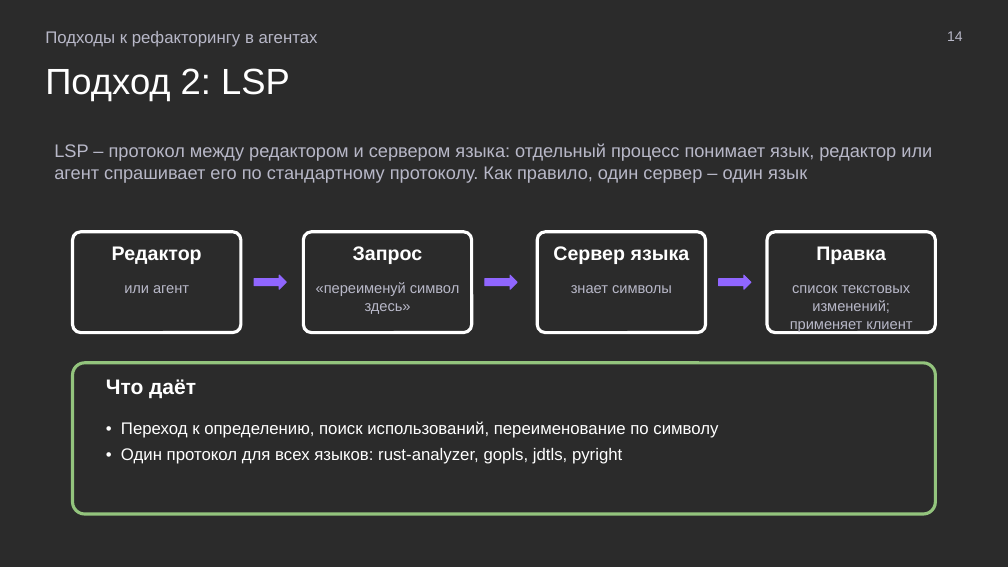
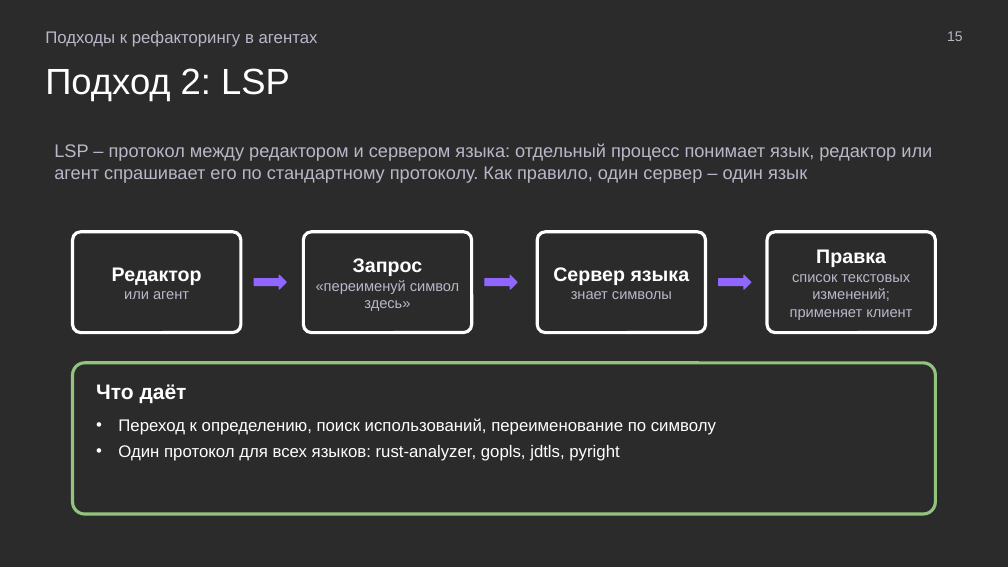
Before and after one commit to MchKosticyn/ide-refactoring-in-ai-agents, a slide deck: slide 15 of Доклад_ Рефакторинг в ИИ-агентах.pptx (slide 14 before the commit). Drawn at 1008x567 pixels with LibreOffice and Linux fonts; fonts in the diff are those of the drawing; background and template pictures are left out; a plain dark background stands for a picture behind light text. Boxes give left, top, right and bottom in pixels: in the first picture for what was removed or moved away, otherwise in the second. Text is boxed around its words. In the diff, an @@ line names an element or a change of style, - is before the commit and + after.

Commit message:
Text inside shapes, native bullets, plan slide progressive disclosure, neutral result aspects

```diff
--- a/Доклад_ Рефакторинг в ИИ-агентах.pptx
+++ b/Доклад_ Рефакторинг в ИИ-агентах.pptx
@@ text at <box>947,31,963,41</box>: text changed @@
-14
+15
@@ rounded rectangle "Редактор": place and size @@
-rounded rectangle "Редактор" at <box>124,285,189,293</box>
+rounded rectangle "Редактор" at <box>73,232,241,333</box>
@@ rounded rectangle removed at <box>73,232,241,333</box> @@
@@ rounded rectangle "Запрос": place and size @@
-rounded rectangle "Запрос" at <box>316,282,459,314</box>
+rounded rectangle "Запрос" at <box>303,232,472,333</box>
@@ rounded rectangle removed at <box>303,232,472,333</box> @@
@@ vertical alignment top to middle; outline none to #FFFFFF 2.25 pt in 4 elements at <box>767,232,935,333</box>, <box>303,232,472,333</box>, <box>73,232,241,333</box>, <box>537,232,706,333</box> @@
@@ rounded rectangle "Сервер языка": place and size @@
-rounded rectangle "Сервер языка" at <box>571,285,672,293</box>
+rounded rectangle "Сервер языка" at <box>537,232,706,333</box>
@@ rounded rectangle removed at <box>537,232,706,333</box> @@
@@ rounded rectangle "Правка": place and size @@
-rounded rectangle "Правка" at <box>790,285,912,332</box>
+rounded rectangle "Правка" at <box>767,232,935,333</box>
@@ rounded rectangle removed at <box>767,232,935,333</box> @@
@@ text in rounded rectangle at <box>112,267,202,285</box>: paragraph added @@
+Редактор
@@ text removed at <box>112,246,202,264</box> @@
-Редактор
@@ text in rounded rectangle at <box>353,258,423,276</box>: paragraph added @@
+Запрос
@@ text removed at <box>353,246,423,264</box> @@
-Запрос
@@ text in rounded rectangle at <box>553,267,690,285</box>: paragraph added @@
+Сервер языка
@@ text removed at <box>553,246,690,264</box> @@
-Сервер языка
@@ text in rounded rectangle at <box>816,249,886,267</box>: paragraph added @@
+Правка
@@ text removed at <box>816,246,886,264</box> @@
-Правка
@@ rounded rectangle "Что даёт": place and size @@
-rounded rectangle "Что даёт" at <box>121,421,718,464</box>
+rounded rectangle "Что даёт" at <box>73,363,935,514</box>
@@ rounded rectangle "Что даёт" at <box>73,363,935,514</box>: outline none to #93C47D 2.25 pt @@
@@ rounded rectangle removed at <box>73,363,935,514</box> @@
@@ text in rounded rectangle at <box>96,384,716,461</box>: text changed @@
-• Переход к определению, поиск использований, переименование по символу
-• Один протокол для всех языков: rust-analyzer, gopls, jdtls, pyright
+Что даёт
+• Переход к определению, поиск использований, переименование по символу
+• Один протокол для всех языков: rust-analyzer, gopls, jdtls, pyright
@@ text removed at <box>106,379,196,398</box> @@
-Что даёт
```
Also in this commit, not shown: 31 other slides changed, 1 slide added, 1 other file.
